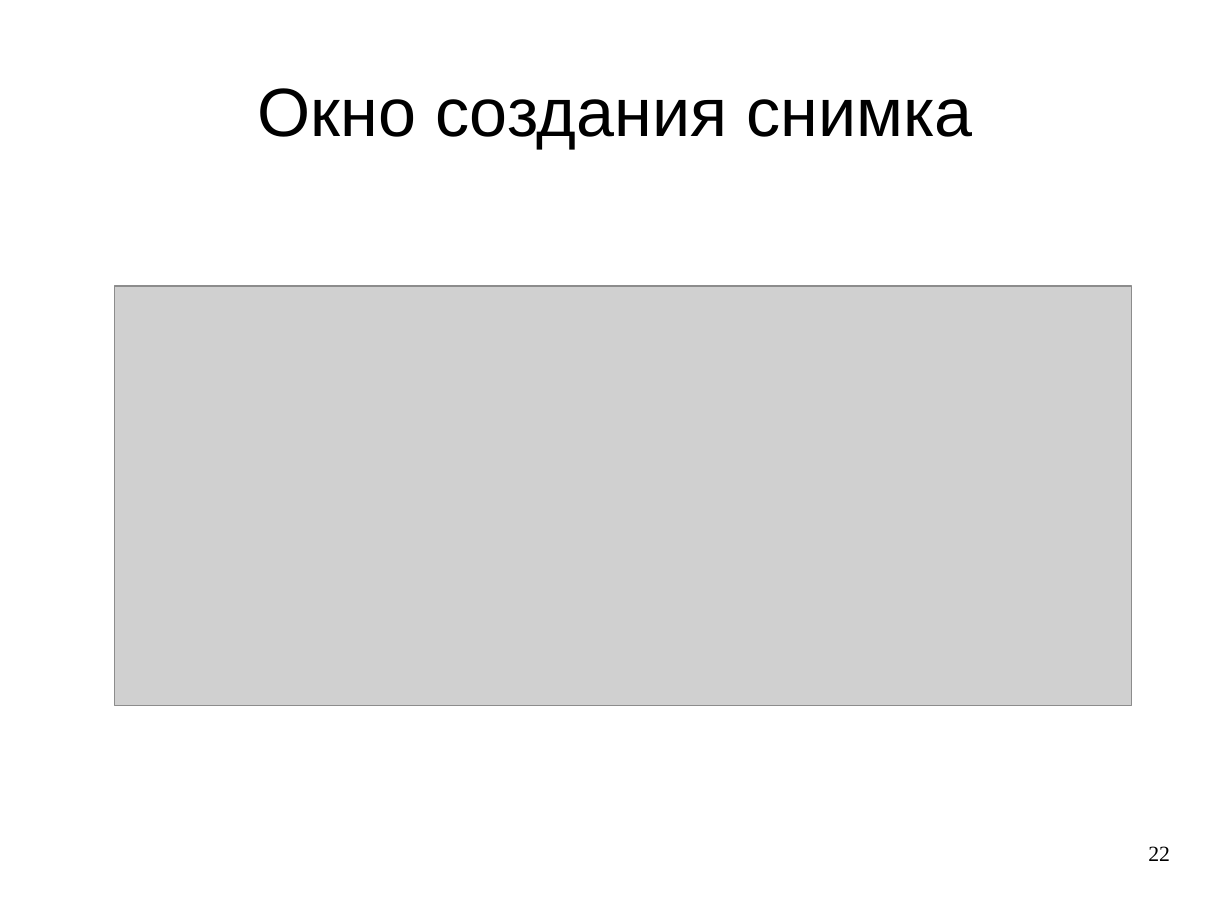
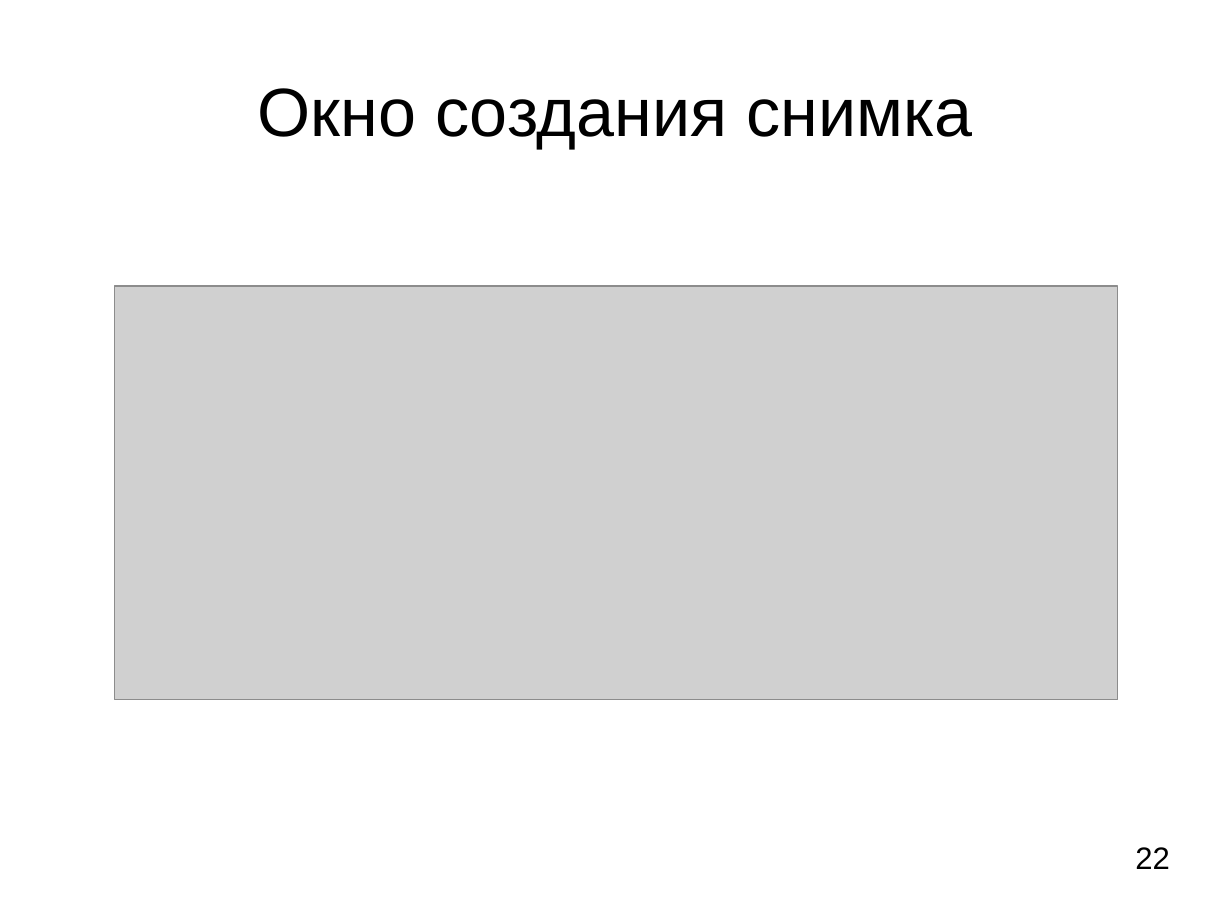
Before and after one commit to LilyTs/Diplom, a slide deck: slide 22 of Цаплина_(Дипломная).ppt. Drawn at 1232x924 pixels with LibreOffice and Linux fonts; fonts in the diff are those of the drawing; grey boxes stand for pictures. Boxes give left, top, right and bottom in pixels: in the first picture for what was removed or moved away, otherwise in the second. Text is boxed around its words. In the diff, an @@ line names an element or a change of style, - is before the commit and + after.

```diff
--- a/Цаплина_(Дипломная).ppt
+++ b/Цаплина_(Дипломная).ppt
@@ picture: place and size @@
-picture at (114,286,1131,705)
+picture at (114,286,1118,700)
@@ page number at (1135,847,1170,869): size 14 to 20 pt, font Times New Roman to Arial @@
```
Also in this commit, not shown: 22 other slides changed, 1 slide added, 6 other files.
